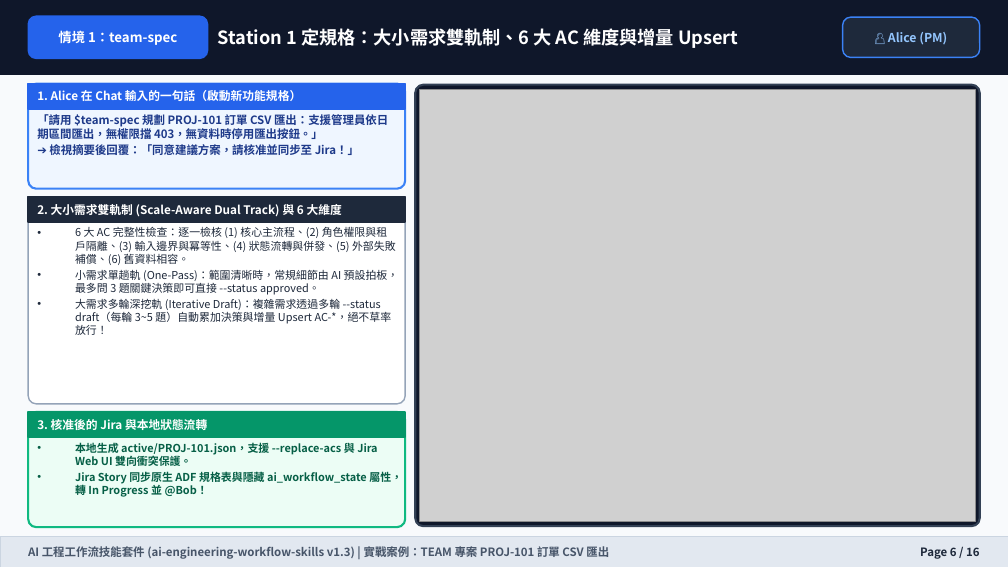
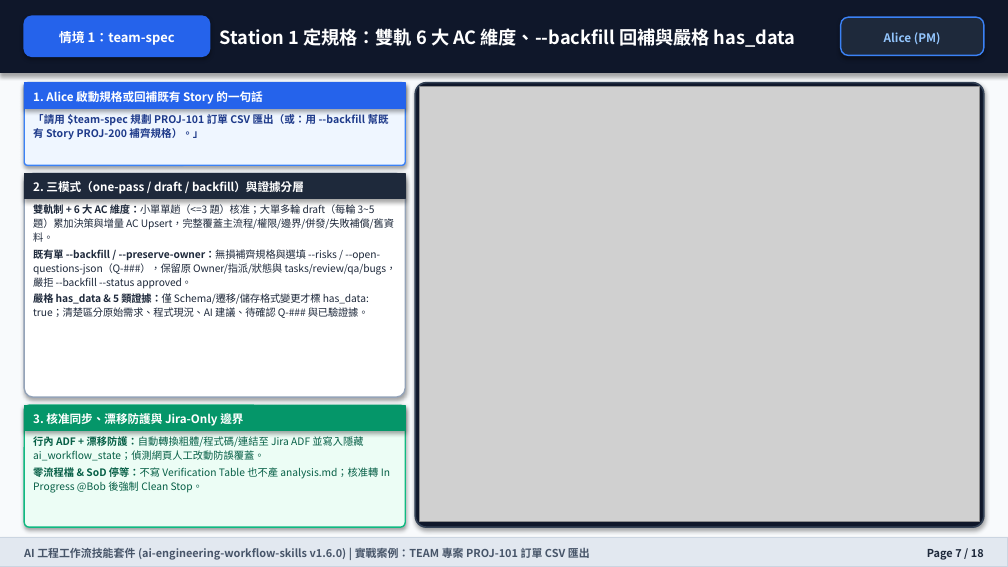
Before and after one commit to wilsonliu123/ai-engineering-workflow-skills, a slide deck: slide 7 of docs/training-manual.pptx (slide 6 before the commit). Drawn at 1008x567 pixels with LibreOffice and Linux fonts; fonts in the diff are those of the drawing; grey boxes stand for pictures. Boxes give left, top, right and bottom in pixels: in the first picture for what was removed or moved away, otherwise in the second. Text is boxed around its words. In the diff, an @@ line names an element or a change of style, - is before the commit and + after.

```diff
--- a/docs/training-manual.pptx
+++ b/docs/training-manual.pptx
@@ rounded rectangle: place and size @@
-rounded rectangle at [28,16,208,58]
+rounded rectangle at [24,16,210,56]
@@ text "情境 1：team-spec" at [59,31,175,45]: size 9.5 to 9.2 pt; line spacing 1 to 1.18 @@
@@ text at [220,26,796,50]: text changed @@
-Station 1 定規格：大小需求雙軌制、6 大 AC 維度與增量 Upsert
+Station 1 定規格：雙軌 6 大 AC 維度、--backfill 回補與嚴格 has_data
@@ rounded rectangle: place and size @@
-rounded rectangle at [843,17,980,57]
+rounded rectangle at [841,17,984,55]
@@ text at [884,32,941,44]: text changed; size 8.8 to 8.4 pt @@
-👤 Alice (PM)
+Alice (PM)
@@ rectangle: place and size @@
-rectangle at [28,84,405,109]
+rectangle at [24,83,405,108]
@@ rounded rectangle: place and size @@
-rounded rectangle at [28,84,405,188]
+rounded rectangle at [24,83,405,165]
@@ rounded rectangle at [24,83,405,165]: outline #3B82F6 1.5 pt to #3B82F6 1 pt; shadow on; proportions changed @@
@@ text at [33,89,262,105]: text changed; size 8.4 to 8.3 pt @@
-1. Alice 在 Chat 輸入的一句話（啟動新功能規格）
+1. Alice 啟動規格或回補既有 Story 的一句話
@@ rounded rectangle: place and size @@
-rounded rectangle at [415,85,980,526]
+rounded rectangle at [415,83,984,527]
@@ rounded rectangle at [415,83,984,527]: outline #334155 1.5 pt to #334155 1.2 pt; shadow on; proportions changed @@
@@ picture: place and size @@
-picture at [419,90,976,521]
+picture at [419,87,980,521]
@@ text at [33,112,389,140]: text changed; size 8.2 to 7.5 pt @@
-「請用 $team-spec 規劃 PROJ-101 訂單 CSV 匯出：支援管理員依日期區間匯出，無權限擋 403，無資料時停用匯出按鈕。」
-➔ 檢視摘要後回覆：「同意建議方案，請核准並同步至 Jira！」
+「請用 $team-spec 規劃 PROJ-101 訂單 CSV 匯出（或：用 --backfill 幫既有 Story PROJ-200 補齊規格）。」
@@ shadow on in 6 elements at [0,0,1008,73], [24,83,405,108], [24,16,210,56], [841,17,984,55], [24,405,405,430], [24,173,405,199] @@
@@ rounded rectangle: place and size @@
-rounded rectangle at [28,197,405,404]
+rounded rectangle at [24,173,405,397]
@@ rounded rectangle at [24,173,405,397]: shadow on; proportions changed @@
@@ rectangle: place and size @@
-rectangle at [28,197,405,222]
+rectangle at [24,173,405,199]
@@ text added at [33,181,304,194], 8.3 pt, text #FFFFFF, bold @@
+2. 三模式（one-pass / draft / backfill）與證據分層
@@ text added at [33,204,397,318], 7.2 pt, text #1E293B @@
+雙軌制 + 6 大 AC 維度：小單單趟（<=3 題）核准；大單多輪 draft（每輪 3~5 題）累加決策與增量 AC Upsert，完整覆蓋主流程/權限/邊界/併發/失敗補償/舊資料。
+既有單 --backfill / --preserve-owner：無損補齊規格與選填 --risks / --open-questions-json（Q-###），保留原 Owner/指派/狀態與 tasks/review/qa/bugs，嚴拒 --backfill --status approved。
+嚴格 has_data & 5 類證據：僅 Schema/遷移/儲存格式變更才標 has_data: true；清楚區分原始需求、程式現況、AI 建議、待確認 Q-### 與已驗證據。
@@ text removed at [37,204,342,217] @@
-2. 大小需求雙軌制 (Scale-Aware Dual Track) 與 6 大維度
@@ text removed at [75,227,399,335] @@
-• 6 大 AC 完整性檢查：逐一檢核 (1) 核心主流程、(2) 角色權限與租戶隔離、(3) 輸入邊界與冪等性、(4) 狀態流轉與併發、(5) 外部失敗補償、(6) 舊資料相容。
-• 小需求單趟軌 (One-Pass)：範圍清晰時，常規細節由 AI 預設拍板，最多問 3 題關鍵決策即可直接 --status approved。
-• 大需求多輪深挖軌 (Iterative Draft)：複雜需求透過多輪 --status draft（每輪 3~5 題）自動累加決策與增量 Upsert AC-*，絕不草率放行！
@@ rectangle: place and size @@
-rectangle at [28,412,405,437]
+rectangle at [24,405,405,430]
@@ rounded rectangle: place and size @@
-rounded rectangle at [28,412,405,527]
+rounded rectangle at [24,405,405,527]
@@ rounded rectangle at [24,405,405,527]: outline #10B981 1.5 pt to #10B981 1 pt; shadow on; proportions changed @@
@@ text at [33,411,243,427]: text changed; size 8.4 to 8.3 pt @@
-3. 核准後的 Jira 與本地狀態流轉
+3. 核准同步、漂移防護與 Jira-Only 邊界
@@ text added at [33,436,390,493], 7.3 pt, text #065F46 @@
+行內 ADF + 漂移防護：自動轉換粗體/程式碼/連結至 Jira ADF 並寫入隱藏 ai_workflow_state；偵測網頁人工改動防誤覆蓋。
+零流程檔 & SoD 停等：不寫 Verification Table 也不產 analysis.md；核准轉 In Progress @Bob 後強制 Clean Stop。
@@ text removed at [75,440,402,498] @@
-• 本地生成 active/PROJ-101.json，支援 --replace-acs 與 Jira Web UI 雙向衝突保護。
-• Jira Story 同步原生 ADF 規格表與隱藏 ai_workflow_state 屬性，轉 In Progress 並 @Bob！
@@ rectangle at [0,537,1008,566]: outline #CBD5E1 0.5 pt to #CBD5E1 0.75 pt; shadow on @@
@@ text at [24,546,590,561]: text changed; size 8.2 to 7.8 pt @@
-AI 工程工作流技能套件 (ai-engineering-workflow-skills v1.3) | 實戰案例：TEAM 專案 PROJ-101 訂單 CSV 匯出
+AI 工程工作流技能套件 (ai-engineering-workflow-skills v1.6.0) | 實戰案例：TEAM 專案 PROJ-101 訂單 CSV 匯出
@@ text at [927,549,984,560]: text changed; size 8.2 to 7.8 pt @@
-Page 6 / 16
+Page 7 / 18
```
Also in this commit, not shown: 13 other slides changed, 4 slides added, 2 slides removed, 18 other files.
